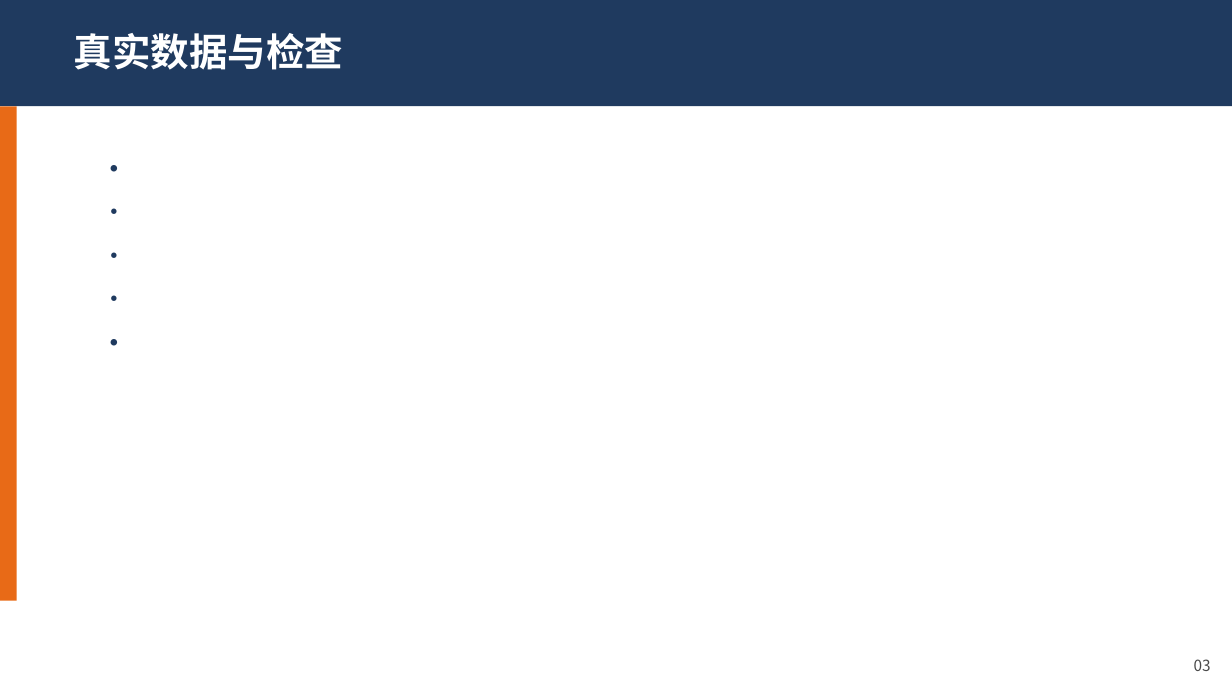
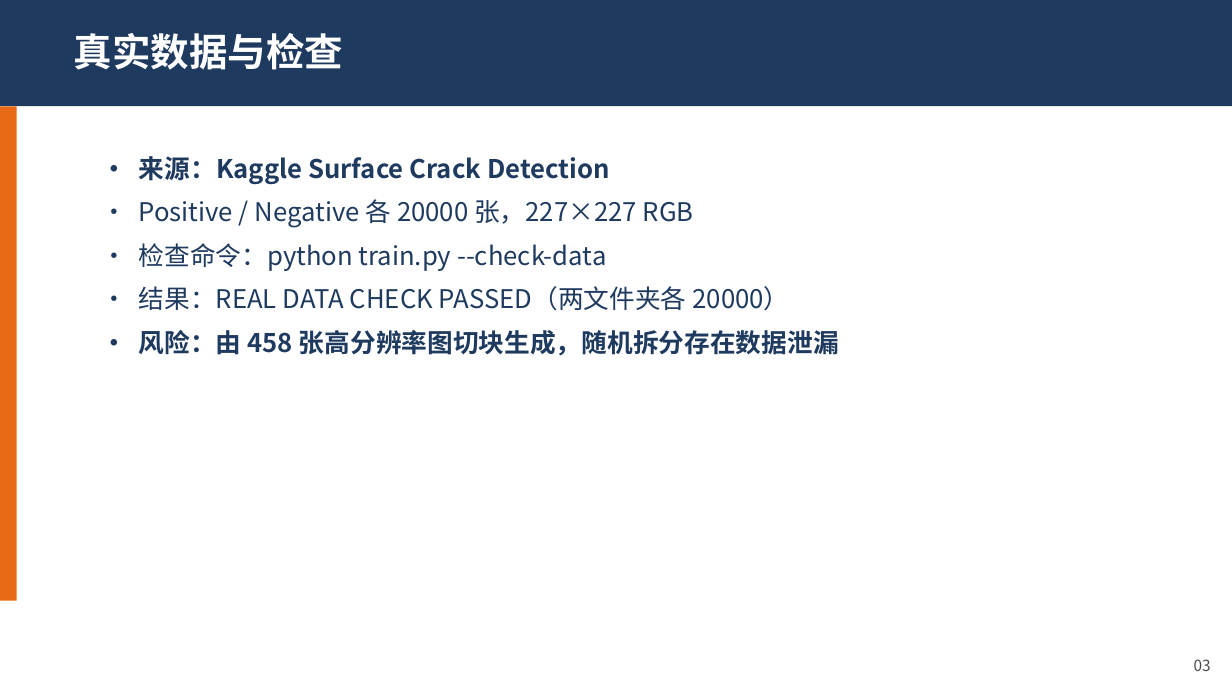
Before and after one commit to tissuefish/ai-camp-2026-d2-xuanhaochen-u202410766, a slide deck: slide 3 of presentation.pptx. Drawn at 1232x693 pixels with LibreOffice and Linux fonts; fonts in the diff are those of the drawing. Boxes give left, top, right and bottom in pixels: in the first picture for what was removed or moved away, otherwise in the second. Text is boxed around its words. In the diff, an @@ line names an element or a change of style, - is before the commit and + after.

```diff
--- a/presentation.pptx
+++ b/presentation.pptx
@@ text at [139, 156, 839, 356]: text changed @@
-•
-•
-•
-•
-•
+• 来源：Kaggle Surface Crack Detection
+• Positive / Negative 各 20000 张，227×227 RGB
+• 检查命令：python train.py --check-data
+• 结果：REAL DATA CHECK PASSED（两文件夹各 20000）
+• 风险：由 458 张高分辨率图切块生成，随机拆分存在数据泄漏
```
Also in this commit, not shown: 9 other slides changed.
